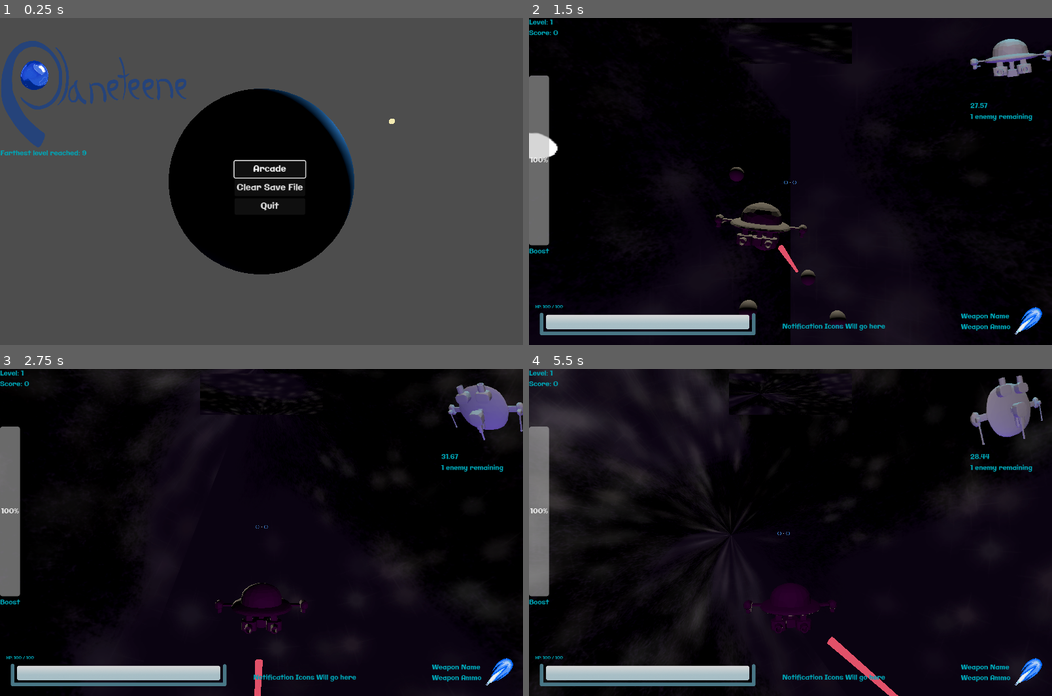
Above: before the commit, frames 1-4 (two rows, left to right).
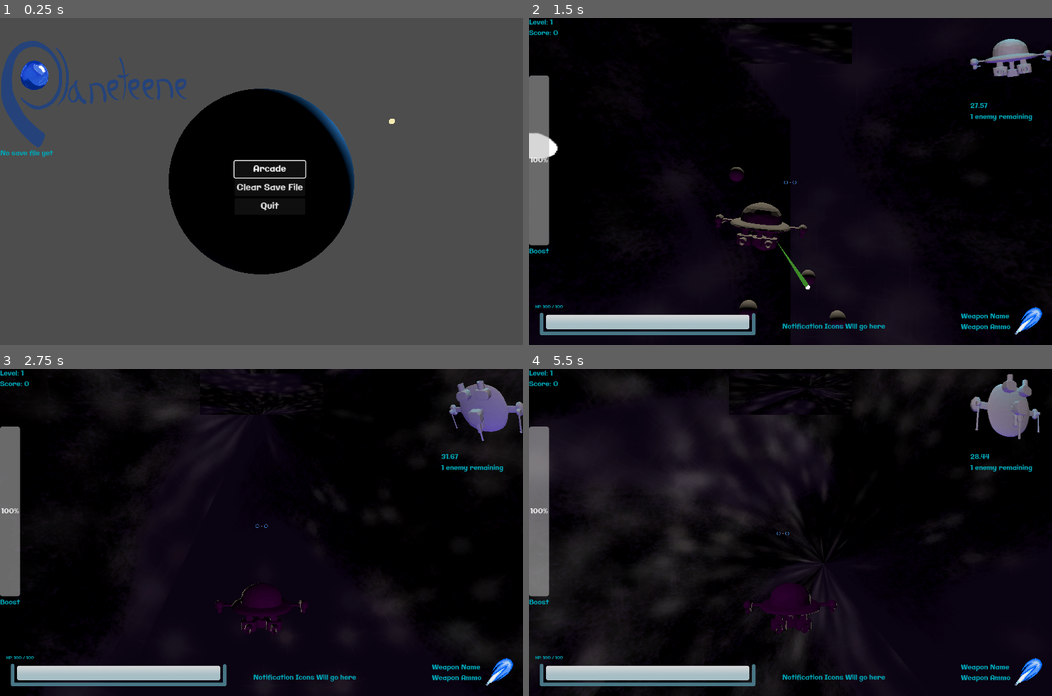
Above: after the commit, the same moments.

Repository: WilliamAalund/TAGD-Game-Jam-Fall-2024
Game: Godot game, scene res://Code/PrimaryScenes/Main/Main.tscn
The game is run twice, just before and just after one commit, with the same random seed, the same clock (stepped at 60 frames per second) and the same inputs.
Inputs (mouse positions are in pixels of both pictures, inside the frame that each line leads up to):
- Up to frame 1 (0.25 s): no input
- Up to frame 2 (1.5 s): click "Arcade" at 0.5 s; tap Enter at 1.25 s; move the mouse to (905, 165) at 1.27 s; hold D (debug_right) from 1.28 s (still down); hold Z (expand_hud, bound only after the commit) from 1.28 s (still down)
- Up to frame 3 (2.75 s): move the mouse to (156, 548) at 2.02 s; release D (debug_right) at 2.03 s; release Z (expand_hud, bound only after the commit) at 2.03 s; hold S (debug_down) from 2.03 s (still down); tap Shift (boost) at 2.1 s; tap Z (expand_hud, bound only after the commit) at 2.3 s
- Up to frame 4 (5.5 s): move the mouse to (842, 460) at 2.77 s; release S (debug_down) at 2.78 s; hold D (debug_right) 2.78-3.53 s; hold F (break) 2.78-3.53 s; tap Z (expand_hud, bound only after the commit) at 3.05, 3.8, 4.55, 5.1 s; move the mouse to (764, 597) at 3.52 s; hold W (debug_up) 3.53-4.28 s; right-click (764, 597) at 3.6 s; move the mouse to (947, 581) at 4.27 s; hold Space (shoot) 4.28-5.03 s; hold A (debug_left) from 4.28 s (still down); tap R (debug_press_1) at 4.9 s; move the mouse to (633, 483) at 5.02 s

The runs differ from the first frame. In frame 1, 0.1% of the frame differs, in the area x 0-17%, y 40-43%; in frame 2, 0.1%; in frame 3, 1.9%; in frame 4, 12%, in the area x 0-100%, y 0-100%.

Commit message:
More Audio, Explosions, Projectile Changes, Bug Fixes

Diff:
--- a/Game/Code/Entities/Explosion/Explosion.tscn
+++ b/Game/Code/Entities/Explosion/Explosion.tscn
@@ -1,6 +1,7 @@
-[gd_scene load_steps=7 format=3 uid="uid://cywgenavh1ade"]
+[gd_scene load_steps=9 format=3 uid="uid://cywgenavh1ade"]
 
 [ext_resource type="Script" path="res://Code/Scripts/Non Globals/explosion.gd" id="1_bl38k"]
+[ext_resource type="AudioStream" uid="uid://d38uno13bdvvv" path="res://Resources/Audio/big_explosion.wav" id="2_gryr5"]
 
 [sub_resource type="Animation" id="Animation_trsbh"]
 length = 0.001
@@ -16,10 +17,70 @@
 "update": 0,
 "values": [0.0]
 }
+tracks/1/type = "value"
+tracks/1/imported = false
+tracks/1/enabled = true
+tracks/1/path = NodePath("MeshInstance3D:visible")
+tracks/1/interp = 1
+tracks/1/loop_wrap = true
+tracks/1/keys = {
+"times": PackedFloat32Array(0),
+"transitions": PackedFloat32Array(1),
+"update": 1,
+"values": [true]
+}
+tracks/2/type = "value"
+tracks/2/imported = false
+tracks/2/enabled = true
+tracks/2/path = NodePath("AudioStreamPlayer3D:playing")
+tracks/2/interp = 1
+tracks/2/loop_wrap = true
+tracks/2/keys = {
+"times": PackedFloat32Array(0),
+"transitions": PackedFloat32Array(1),
+"update": 1,
+"values": [false]
+}
+tracks/3/type = "value"
+tracks/3/imported = false
+tracks/3/enabled = true
+tracks/3/path = NodePath(".:end_size")
+tracks/3/interp = 1
+tracks/3/loop_wrap = true
+tracks/3/keys = {
+"times": PackedFloat32Array(0),
+"transitions": PackedFloat32Array(1),
+"update": 0,
+"values": [1.0]
+}
+tracks/4/type = "value"
+tracks/4/imported = false
+tracks/4/enabled = true
+tracks/4/path = NodePath("MeshInstance3D:mesh:material:albedo_color")
+tracks/4/interp = 1
+tracks/4/loop_wrap = true
+tracks/4/keys = {
+"times": PackedFloat32Array(0),
+"transitions": PackedFloat32Array(1),
+"update": 0,
+"values": [Color(1, 1, 1, 1)]
+}
+tracks/5/type = "value"
+tracks/5/imported = false
+tracks/5/enabled = true
+tracks/5/path = NodePath("MeshInstance3D:transparency")
+tracks/5/interp = 1
+tracks/5/loop_wrap = true
+tracks/5/keys = {
+"times": PackedFloat32Array(0),
+"transitions": PackedFloat32Array(1),
+"update": 0,
+"values": [0.1]
+}
 
 [sub_resource type="Animation" id="Animation_kxg4s"]
 resource_name = "quick_explosion"
-length = 0.3
+length = 1.2
 tracks/0/type = "value"
 tracks/0/imported = false
 tracks/0/enabled = true
@@ -32,18 +93,120 @@
 "update": 0,
 "values": [0.0, 1.0]
 }
+tracks/1/type = "value"
+tracks/1/imported = false
+tracks/1/enabled = true
+tracks/1/path = NodePath("MeshInstance3D:visible")
+tracks/1/interp = 1
+tracks/1/loop_wrap = true
+tracks/1/keys = {
+"times": PackedFloat32Array(0, 0.266667),
+"transitions": PackedFloat32Array(1, 1),
+"update": 1,
+"values": [true, false]
+}
+tracks/2/type = "value"
+tracks/2/imported = false
+tracks/2/enabled = false
+tracks/2/path = NodePath("AudioStreamPlayer3D:playing")
+tracks/2/interp = 1
+tracks/2/loop_wrap = true
+tracks/2/keys = {
+"times": PackedFloat32Array(-0.0333333, 0, 1.142),
+"transitions": PackedFloat32Array(1, 1, 1),
+"update": 1,
+"values": [false, true, false]
+}
+
+[sub_resource type="Animation" id="Animation_kdd7w"]
+resource_name = "enemy_ship_explosion"
+length = 1.1
+tracks/0/type = "value"
+tracks/0/imported = false
+tracks/0/enabled = true
+tracks/0/path = NodePath(".:interpolation_time")
+tracks/0/interp = 1
+tracks/0/loop_wrap = true
+tracks/0/keys = {
+"times": PackedFloat32Array(0, 0.4),
+"transitions": PackedFloat32Array(0.406126, 1),
+"update": 0,
+"values": [0.0, 2.0]
+}
+tracks/1/type = "value"
+tracks/1/imported = false
+tracks/1/enabled = true
+tracks/1/path = NodePath(".:end_size")
+tracks/1/interp = 1
+tracks/1/loop_wrap = true
+tracks/1/keys = {
+"times": PackedFloat32Array(0),
+"transitions": PackedFloat32Array(1),
+"update": 0,
+"values": [8.0]
+}
+tracks/2/type = "value"
+tracks/2/imported = false
+tracks/2/enabled = true
+tracks/2/path = NodePath("MeshInstance3D:mesh:material:albedo_color")
+tracks/2/interp = 1
+tracks/2/loop_wrap = true
+tracks/2/keys = {
+"times": PackedFloat32Array(0, 0.466667),
+"transitions": PackedFloat32Array(1, 1),
+"update": 0,
+"values": [Color(0.999976, 0.310414, 0.0959181, 1), Color(1, 1, 1, 1)]
+}
+tracks/3/type = "value"
+tracks/3/imported = false
+tracks/3/enabled = true
+tracks/3/path = NodePath("MeshInstance3D:transparency")
+tracks/3/interp = 1
+tracks/3/loop_wrap = true
+tracks/3/keys = {
+"times": PackedFloat32Array(0, 0.466667),
+"transitions": PackedFloat32Array(1, 1),
+"update": 0,
+"values": [0.1, 0.9]
+}
+tracks/4/type = "value"
+tracks/4/imported = false
+tracks/4/enabled = true
+tracks/4/path = NodePath("MeshInstance3D:visible")
+tracks/4/interp = 1
+tracks/4/loop_wrap = true
+tracks/4/keys = {
+"times": PackedFloat32Array(0, 0.466667),
+"transitions": PackedFloat32Array(0.450625, 1),
+"update": 1,
+"values": [true, false]
+}
+tracks/5/type = "value"
+tracks/5/imported = false
+tracks/5/enabled = true
+tracks/5/path = NodePath("AudioStreamPlayer3D:playing")
+tracks/5/interp = 1
+tracks/5/loop_wrap = true
+tracks/5/keys = {
+"times": PackedFloat32Array(0, 1.1),
+"transitions": PackedFloat32Array(1, 1),
+"update": 1,
+"values": [true, false]
+}
 
 [sub_resource type="AnimationLibrary" id="AnimationLibrary_u6cjl"]
 _data = {
 "RESET": SubResource("Animation_trsbh"),
+"enemy_ship_explosion": SubResource("Animation_kdd7w"),
 "quick_explosion": SubResource("Animation_kxg4s")
 }
 
-[sub_resource type="StandardMaterial3D" id="StandardMaterial3D_cyb8l"]
-transparency = 1
-shading_mode = 0
+[sub_resource type="StandardMaterial3D" id="StandardMaterial3D_ki2ro"]
+emission_enabled = true
+emission = Color(0.802482, 0.362809, 0.207356, 1)
 
 [sub_resource type="SphereMesh" id="SphereMesh_frt5w"]
+material = SubResource("StandardMaterial3D_ki2ro")
 
 [node name="Explosion" type="Node3D"]
 script = ExtResource("1_bl38k")
@@ -56,8 +219,8 @@
 }
 
 [node name="MeshInstance3D" type="MeshInstance3D" parent="."]
-material_override = SubResource("StandardMaterial3D_cyb8l")
-transparency = 0.9
+transform = Transform3D(0.01, 0, 0, 0, 0.01, 0, 0, 0, 0.01, 0, 0, 0)
+transparency = 0.1
 cast_shadow = 0
 mesh = SubResource("SphereMesh_frt5w")
 
@@ -65,4 +228,8 @@
 wait_time = 0.3
 autostart = true
 
+[node name="AudioStreamPlayer3D" type="AudioStreamPlayer3D" parent="."]
+stream = ExtResource("2_gryr5")
+panning_strength = 0.49
+
 [connection signal="animation_finished" from="AnimationPlayer" to="." method="_on_animation_player_animation_finished"]
--- a/Game/Code/Entities/Player/v1/SoundController.tscn
+++ b/Game/Code/Entities/Player/v1/SoundController.tscn
@@ -6,4 +6,4 @@
 
 [node name="LaserFireStream" type="AudioStreamPlayer3D" parent="."]
 stream = ExtResource("1_hja88")
-volume_db = -21.88
+volume_db = -16.0
--- a/Game/Code/PrimaryScenes/Game/Game.tscn
+++ b/Game/Code/PrimaryScenes/Game/Game.tscn
@@ -1,7 +1,8 @@
-[gd_scene load_steps=7 format=3 uid="uid://cxl5frgge2xk7"]
+[gd_scene load_steps=8 format=3 uid="uid://cxl5frgge2xk7"]
 
 [ext_resource type="Script" path="res://Code/Scripts/Non Globals/Game.gd" id="1_s8h24"]
 [ext_resource type="Theme" uid="uid://cvn6e33yj56j7" path="res://Resources/UIElements/InGameUI.tres" id="2_qtu5r"]
+[ext_resource type="AudioStream" uid="uid://dgpnj0hyq8705" path="res://Resources/Audio/music fragment 2.wav" id="3_6q0hk"]
 
 [sub_resource type="Gradient" id="Gradient_04d1e"]
 offsets = PackedFloat32Array(0, 0.991071, 1)
@@ -81,3 +82,7 @@
 theme = ExtResource("2_qtu5r")
 text = "Level Complete"
 label_settings = SubResource("LabelSettings_xjkv5")
+
+[node name="AudioStreamPlayer" type="AudioStreamPlayer" parent="."]
+stream = ExtResource("3_6q0hk")
+volume_db = -15.0
--- a/Game/Code/Scripts/Non Globals/Game.gd
+++ b/Game/Code/Scripts/Non Globals/Game.gd
@@ -3,6 +3,7 @@
 signal new_game_data_packet(packet)
 signal game_killed
 
+@onready var audio_stream_player = $AudioStreamPlayer
 @onready var game_objects = $GameObjects # Reference to node where objects are stored
 @onready var pause_screen = $PauseScreenPlaceholder
 @onready var level_complete_screen = $LevelCompletePlaceholder
@@ -34,6 +35,7 @@
 func _ready():
 	pass # Replace with function body.
 	#PlayerData.player_HP_depleted.connect(self._on_player_destroyed())
+
 
 
 # Called every frame. 'delta' is the elapsed time since the previous frame.
@@ -60,10 +62,12 @@
 	new_game_data_packet.emit(singleplayer_game_data_packet)
 
 
+
 func start_game(_number_of_players, _game_mode: game_modes) -> void:
 	PlayerData.reset_player_stats()
 	game_level = 1
 	game_is_active = true
+	audio_stream_player.play()
 	if _game_mode == game_modes.ARCADE:
 		# Initialize a single viewport
 
@@ -76,6 +80,7 @@
 func pause_game(_game_mode: game_modes):
 	game_objects.process_mode = Node.PROCESS_MODE_DISABLED
 	pause_screen.visible = true
+	audio_stream_player.stop()
 	pass
 
 func unpause_game(_game_mode: game_modes):
@@ -87,6 +92,7 @@
 	# Kill all child nodes in the GameObjects node
 	game_is_active = false
 	unload_level()
+	audio_stream_player.stop()
 	game_killed.emit()
 
 func load_level(_game_mode: game_modes):
--- a/Game/Code/Scripts/Non Globals/PlayerShip.gd
+++ b/Game/Code/Scripts/Non Globals/PlayerShip.gd
@@ -51,7 +51,7 @@
 			max_net_input = 1.6
 			net_input_rate_multiplier = 8
 		else:
-			max_net_input = 1.6
+			max_net_input = 1.8
 			net_input_rate_multiplier = 14
 		# Update net inputs for movement and rotation
 		update_net_input_horizontal(delta)
--- a/Game/Code/Scripts/Non Globals/Projectilev2.gd
+++ b/Game/Code/Scripts/Non Globals/Projectilev2.gd
@@ -17,7 +17,7 @@
 const SPEED_LASER = 1750.0
 const MAX_RANGE_LASER = 2000.0
 
-const SPEED_ENEMY_LASER = 400.0
+const SPEED_ENEMY_LASER = 300.0
 const MAX_RANGE_ENEMY_LASER = 1000.0
 
 func _ready() -> void:
--- a/Game/Code/Scripts/Non Globals/enemy_metadata.gd
+++ b/Game/Code/Scripts/Non Globals/enemy_metadata.gd
@@ -1,6 +1,7 @@
 extends Node3D
 
 @onready var body = $ShipBody
+@onready var explosion_scene = load("res://Code/Entities/Explosion/Explosion.tscn")
 
 signal enemy_defeated(defeat_position)
 
@@ -12,6 +13,10 @@
 	return body.global_position
 
 func _on_core_stats_manager_enemy_hp_depleted() -> void:
+	var explosion_child = explosion_scene.instantiate()
+	explosion_child.explosion_type = explosion_child.explosion_types.ENEMY_SHIP
+	self.get_parent().add_child(explosion_child)
+	explosion_child.global_position = body.global_position
 	enemy_defeated.emit(body.global_position)
 	self.queue_free()
 
--- a/Game/Code/Scripts/Non Globals/explosion.gd
+++ b/Game/Code/Scripts/Non Globals/explosion.gd
@@ -1,4 +1,3 @@
-@tool
 extends Node3D
 
 @onready var animation = $AnimationPlayer
@@ -27,9 +26,14 @@
 	#explosive_mesh.transparency = lerp(beginning_transparency,end_transparency,interpolation_time)
 
 
+#
+
+
 func explode():
 	if explosion_type == explosion_types.LASER:
 		animation.play("quick_explosion")
+	elif explosion_type == explosion_types.ENEMY_SHIP:
+		animation.play("enemy_ship_explosion")
 
 
 
--- a/Game/Code/Scripts/Non Globals/objective_pointers.gd
+++ b/Game/Code/Scripts/Non Globals/objective_pointers.gd
@@ -8,11 +8,15 @@
 
 # Called every frame. 'delta' is the elapsed time since the previous frame.
 func _process(delta: float) -> void:
-	pass
+	if Input.is_action_pressed("expand_hud"):
+		self.visible = true
+	else:
+		self.visible = false
 
 # Function to update the enemy position pointers.
 func update_enemy_position_pointers(enemy_positions: Array) -> void:
 	# If no enemy positions are provided, clear all existing children
+
 	if enemy_positions.size() == 0:
 		# Remove all children
 		for child in get_children():
--- a/Game/Code/Scripts/Non Globals/projectile_spawner.gd
+++ b/Game/Code/Scripts/Non Globals/projectile_spawner.gd
@@ -34,7 +34,7 @@
 func spawn_projectile():
 	var new_projectile = projectile_scene.instantiate()
 	new_projectile.set_up_projectile(3,self.global_transform.basis,"enemy")
-	get_parent().get_parent().add_child(new_projectile) # Enables removal of lasers upon deletion of Parent node
+	get_parent().get_parent().get_parent().add_child(new_projectile) # Enables removal of lasers upon deletion of Parent node
 	new_projectile.global_position = port_reference.global_position
 
 
--- a/Game/Code/UI/ObjectivePointers.tscn
+++ b/Game/Code/UI/ObjectivePointers.tscn
@@ -3,4 +3,5 @@
 [ext_resource type="Script" path="res://Code/Scripts/Non Globals/objective_pointers.gd" id="1_bisc7"]
 
 [node name="ObjectivePointers" type="Node3D"]
+visible = false
 script = ExtResource("1_bisc7")
--- /dev/null
+++ b/Game/Resources/Materials/Placeholder/ObjectivePointer.tres
@@ -0,0 +1,13 @@
+[gd_resource type="CylinderMesh" load_steps=2 format=3 uid="uid://cdes8vjkx0aqh"]
+
+[sub_resource type="StandardMaterial3D" id="StandardMaterial3D_6hfn2"]
+transparency = 1
+shading_mode = 0
+albedo_color = Color(0.245763, 0.536981, 0.169414, 1)
+
+[resource]
+material = SubResource("StandardMaterial3D_6hfn2")
+top_radius = 0.1
+bottom_radius = 0.0
+height = 4.0
+radial_segments = 12
--- a/Game/Resources/Meshes/Placeholder/HUD3DEnemyPointer.tscn
+++ b/Game/Resources/Meshes/Placeholder/HUD3DEnemyPointer.tscn
@@ -1,14 +1,25 @@
-[gd_scene load_steps=3 format=3 uid="uid://y1pw42yf1wpp"]
+[gd_scene load_steps=4 format=3 uid="uid://y1pw42yf1wpp"]
 
-[ext_resource type="Material" uid="uid://qkt34qm0t3q7" path="res://Resources/Materials/Placeholder/Boundary.tres" id="1_xk4ax"]
+[ext_resource type="CylinderMesh" uid="uid://cdes8vjkx0aqh" path="res://Resources/Materials/Placeholder/ObjectivePointer.tres" id="1_4ouk2"]
 
-[sub_resource type="CylinderMesh" id="CylinderMesh_7larf"]
-material = ExtResource("1_xk4ax")
-top_radius = 0.05
-bottom_radius = 0.1
+[sub_resource type="StandardMaterial3D" id="StandardMaterial3D_a2s08"]
+transparency = 1
+emission_enabled = true
+emission = Color(1, 1, 1, 1)
+
+[sub_resource type="SphereMesh" id="SphereMesh_5cg7e"]
+material = SubResource("StandardMaterial3D_a2s08")
+radius = 0.1
+height = 0.2
 
 [node name="Hud3dEnemyPointer" type="Node3D"]
 
+[node name="MeshInstance3D2" type="MeshInstance3D" parent="."]
+transform = Transform3D(1, 0, 0, 0, -4.37114e-08, 1, 0, -1, -4.37114e-08, 0, 0, -2.86127)
+transparency = 0.2
+mesh = ExtResource("1_4ouk2")
+
 [node name="MeshInstance3D" type="MeshInstance3D" parent="."]
-transform = Transform3D(1, 0, 0, 0, -4.37114e-08, 1, 0, -1, -4.37114e-08, 0, 0, -2.39628)
-mesh = SubResource("CylinderMesh_7larf")
+transform = Transform3D(1, 0, 0, 0, -4.37114e-08, 1, 0, -1, -4.37114e-08, 0.001, 0, -5.2)
+mesh = SubResource("SphereMesh_5cg7e")
+skeleton = NodePath("../MeshInstance3D2")
--- a/Game/project.godot
+++ b/Game/project.godot
@@ -190,6 +190,12 @@
 , Object(InputEventJoypadButton,"resource_local_to_scene":false,"resource_name":"","device":-1,"button_index":3,"pressure":0.0,"pressed":true,"script":null)
 ]
 }
+expand_hud={
+"deadzone": 0.5,
+"events": [Object(InputEventKey,"resource_local_to_scene":false,"resource_name":"","device":-1,"window_id":0,"alt_pressed":false,"shift_pressed":false,"ctrl_pressed":false,"meta_pressed":false,"pressed":false,"keycode":0,"physical_keycode":90,"key_label":0,"unicode":122,"location":0,"echo":false,"script":null)
+, Object(InputEventJoypadButton,"resource_local_to_scene":false,"resource_name":"","device":-1,"button_index":3,"pressure":0.0,"pressed":true,"script":null)
+]
+}
 
 [rendering]
 
--- a/Game/save.json
+++ /dev/null
@@ -1 +0,0 @@
-{"farthest_level":9,"high_score":-1,"high_score_name":""}
Not shown, changed: Game/Resources/Audio/music fragment 2.wav.import
Not shown, changed: Exports/StarfighterinTraining.pck
